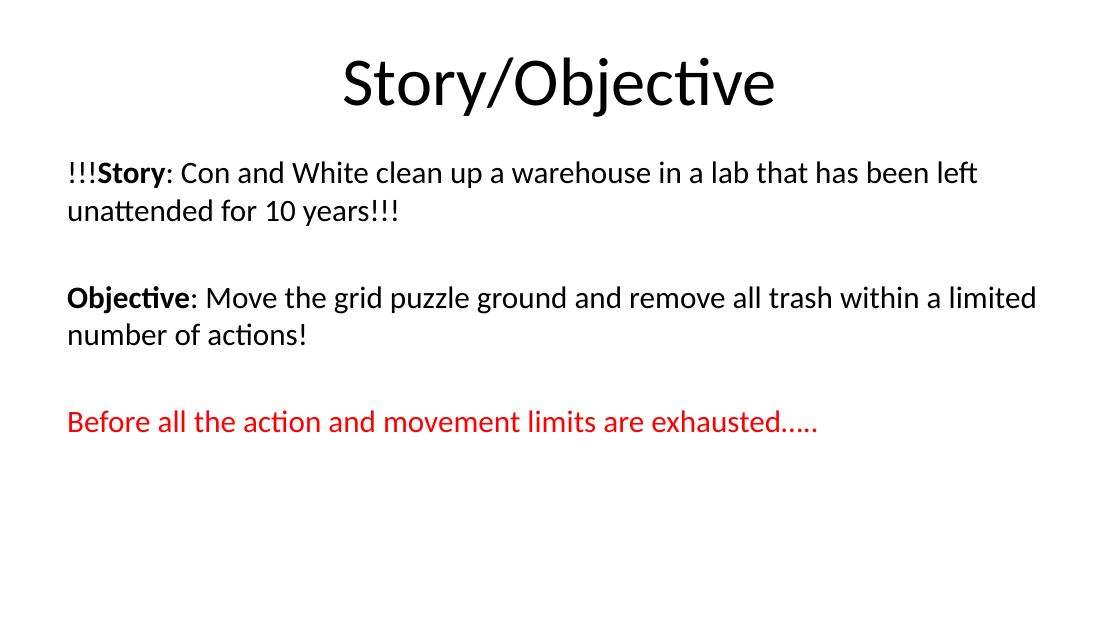
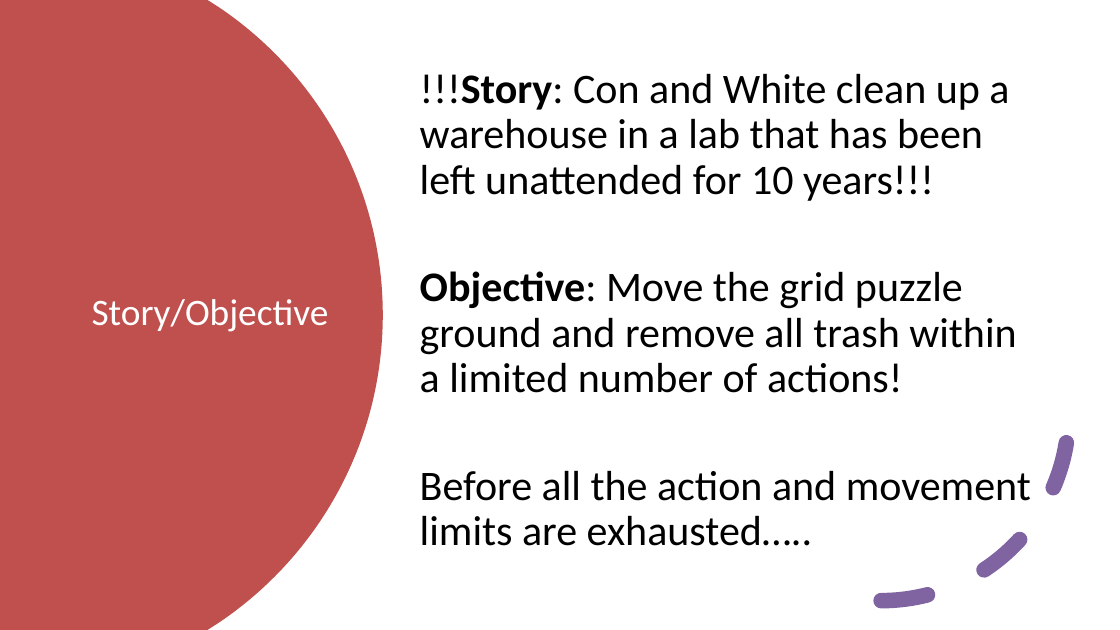
Before and after one commit to yeongrin/Yeongrin_J_AGA312-Rapid-Prototyping-June-24, a slide deck: slide 2 of AGA312 Assessment 2 Template.pptx. Drawn at 1120x630 pixels with LibreOffice and Linux fonts; fonts in the diff are those of the drawing. Boxes give left, top, right and bottom in pixels: in the first picture for what was removed or moved away, otherwise in the second. Text is boxed around its words. In the diff, an @@ line names an element or a change of style, - is before the commit and + after.

```diff
--- a/AGA312 Assessment 2 Template.pptx
+++ b/AGA312 Assessment 2 Template.pptx
@@ freeform shape added at (x1=0, y1=0, x2=383, y2=629), fill #C0504D @@
@@ text "!!!Story: Con and White clean ..." moved from (x1=67, y1=161, x2=1037, y2=433) to (x1=420, y1=73, x2=1031, y2=546) @@
@@ text "!!!Story: Con and White clean ..." at (x1=420, y1=73, x2=1031, y2=546): size 20 to 27 pt; text colour #FF0000 to #000000 in "Before all the action and movement limits ..."; line spacing 1 to 0.9; more space between paragraphs; vertical alignment top to middle @@
@@ title "Story/Objective" moved from (x1=343, y1=57, x2=777, y2=117) to (x1=92, y1=299, x2=329, y2=332) @@
@@ title "Story/Objective" at (x1=92, y1=299, x2=329, y2=332): size 44 to 24 pt, text colour #000000 to #FFFFFF @@
@@ arc (boxed as its full ellipse) added at (x1=693, y1=225, x2=1068, y2=600), outline #8064A2 10 pt dashed @@
```
Also in this commit, not shown: 5 other slides changed, 25 other files.
